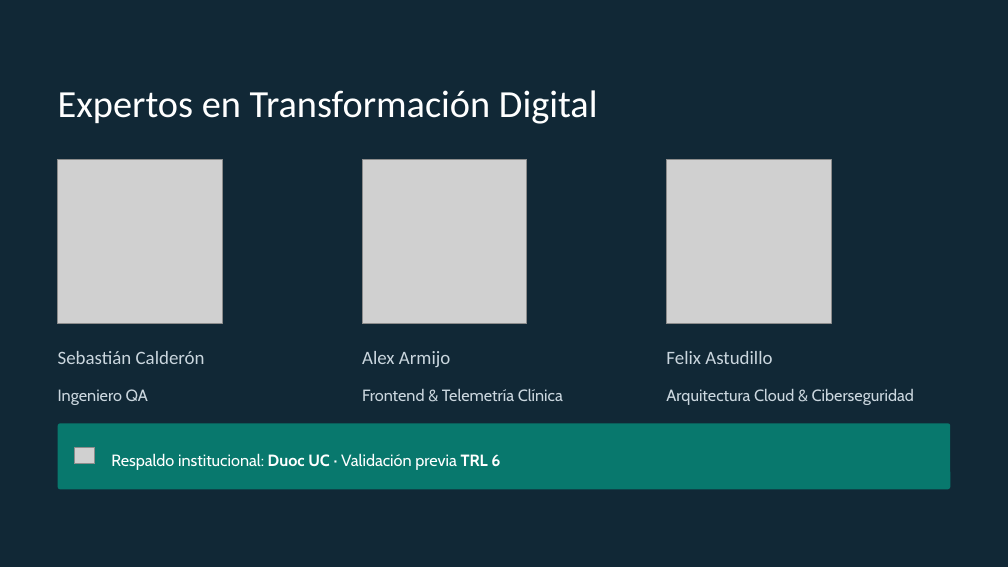
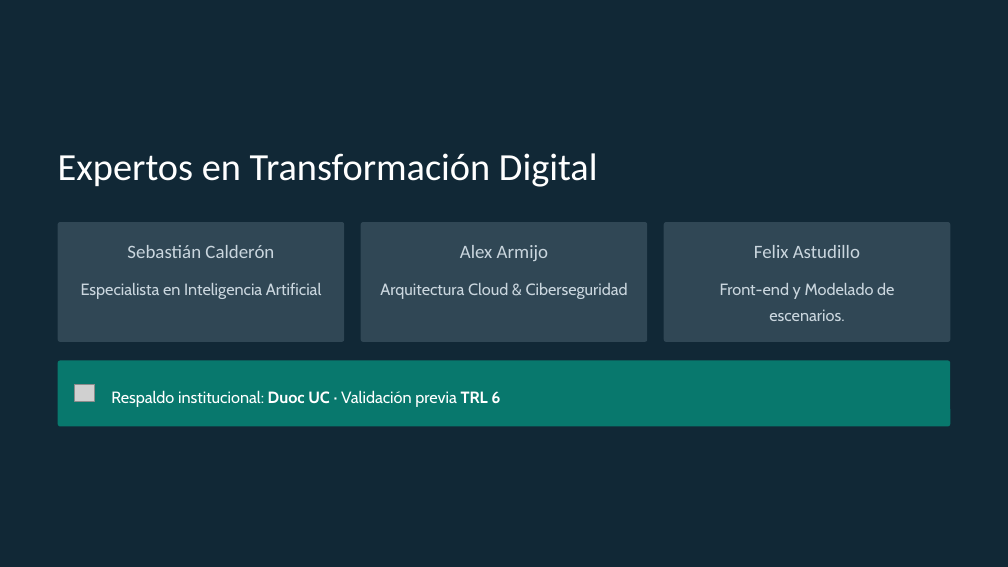
Before and after one commit to AlexArmijoAcevedo/Capstone_NeuroFlex, a slide deck: slide 8 of Fase 1/Evidencias Grupales/Presentacion Proyecto.pptx. Drawn at 1008x567 pixels with LibreOffice and Linux fonts; fonts in the diff are those of the drawing; grey boxes stand for pictures; background and template pictures are left out; a plain dark background stands for a picture behind light text. Boxes give left, top, right and bottom in pixels: in the first picture for what was removed or moved away, otherwise in the second. Text is boxed around its words. In the diff, an @@ line names an element or a change of style, - is before the commit and + after.

```diff
--- a/Fase 1/Evidencias Grupales/Presentacion Proyecto.pptx
+++ b/Fase 1/Evidencias Grupales/Presentacion Proyecto.pptx
@@ text "Expertos en Transformación Digital": place and size @@
-text "Expertos en Transformación Digital" at [58,90,598,124]
+text "Expertos en Transformación Digital" at [58,153,598,187]
@@ picture removed at [57,159,222,324] @@
@@ picture removed at [362,159,527,324] @@
@@ picture removed at [667,159,832,324] @@
@@ rounded rectangle added at [57,222,344,343], fill #304755 @@
@@ text "Sebastián Calderón": place and size @@
-text "Sebastián Calderón" at [58,351,205,364]
+text "Sebastián Calderón" at [127,245,274,258]
@@ rounded rectangle added at [361,222,647,343], fill #304755 @@
@@ text "Alex Armijo": place and size @@
-text "Alex Armijo" at [362,351,450,367]
+text "Alex Armijo" at [460,245,548,261]
@@ rounded rectangle added at [664,222,951,343], fill #304755 @@
@@ text "Felix Astudillo": place and size @@
-text "Felix Astudillo" at [666,351,772,364]
+text "Felix Astudillo" at [754,245,860,258]
@@ text at [81,283,321,299]: text changed @@
-Ingeniero QA
+Especialista en Inteligencia Artificial
@@ alignment left to centre in 4 elements at [460,245,548,261], [127,245,274,258], [754,245,860,258], [380,283,628,299] @@
@@ text "Arquitectura Cloud & Ciberseguridad": place and size @@
-text "Arquitectura Cloud & Ciberseguridad" at [666,389,914,405]
+text "Arquitectura Cloud & Ciberseguridad" at [380,283,628,299]
@@ text added at [720,283,894,321], 15.5 pt, text #CAD6DE @@
+Front-end y Modelado de escenarios.
@@ rounded rectangle: place and size @@
-rounded rectangle at [57,423,951,489]
+rounded rectangle at [57,361,951,426]
@@ picture: place and size @@
-picture at [74,448,95,464]
+picture at [74,385,95,402]
@@ text "Respaldo institucional: Duoc UC · ...": place and size @@
-text "Respaldo institucional: Duoc UC · ..." at [111,453,500,470]
+text "Respaldo institucional: Duoc UC · ..." at [111,390,500,407]
@@ text removed at [362,389,563,401] @@
-Frontend & Telemetría Clínica
```
Also in this commit, not shown: 1 other slide changed, 7 slides added, 7 slides removed, 2 other files.
